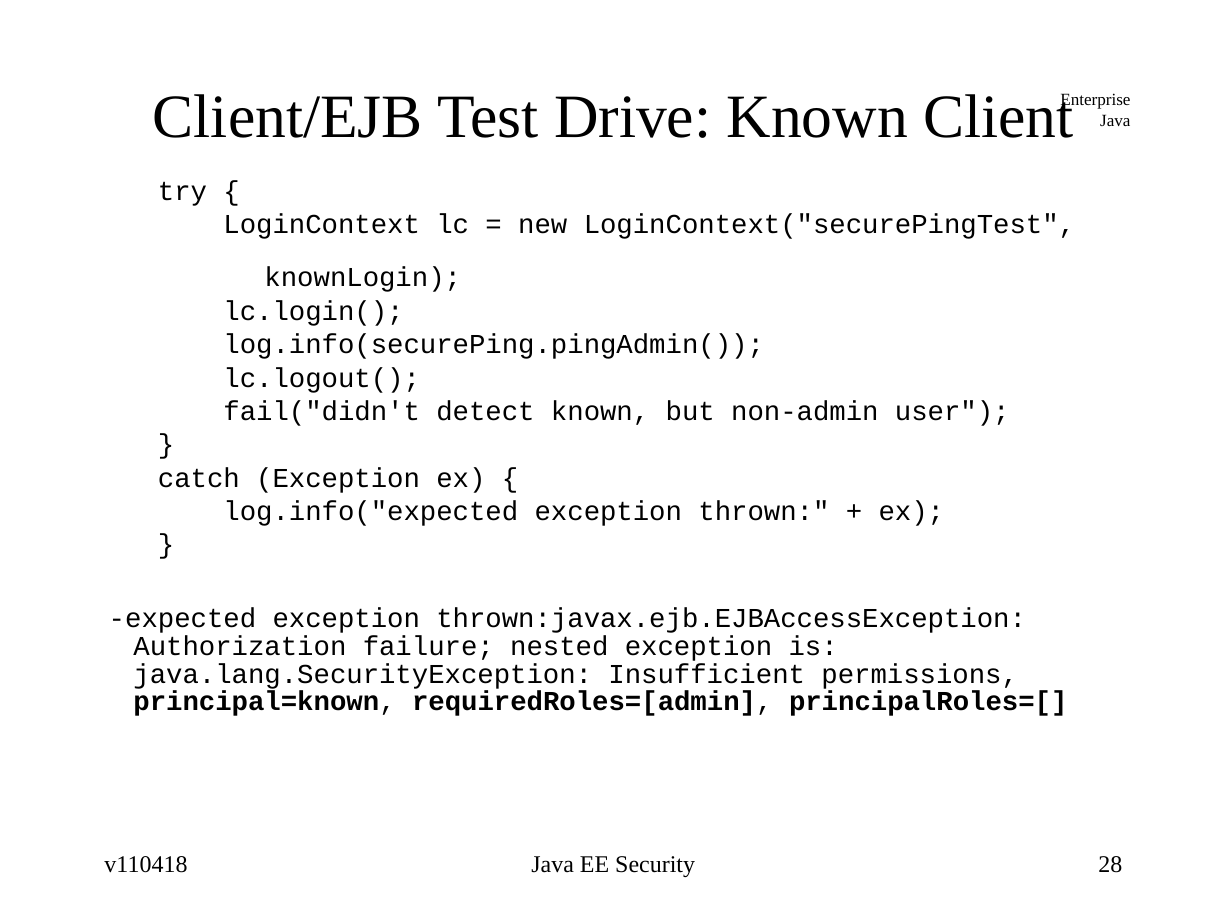
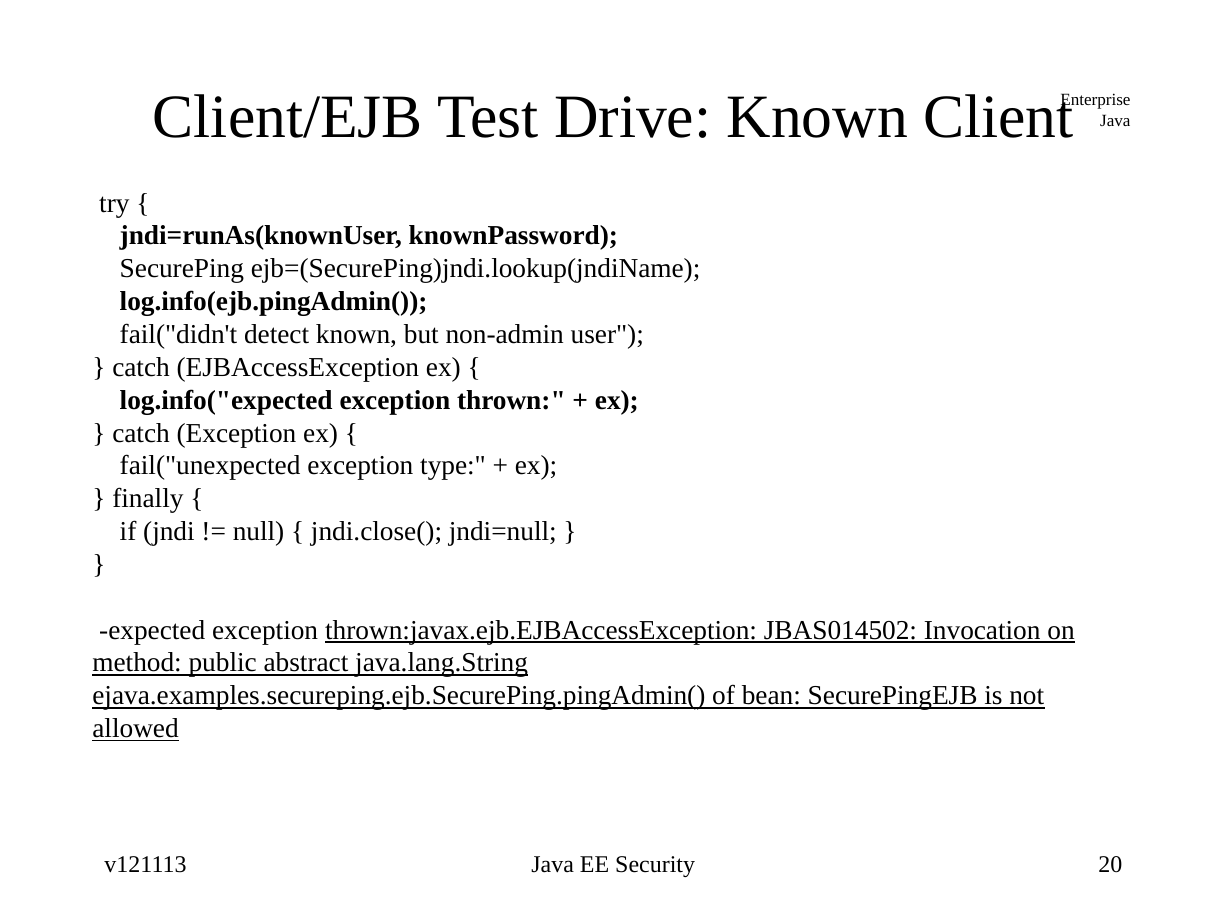
Before and after one commit to jcstaff/ejava-javaee, a slide deck: slide 20 of securePing/src/site/resources/lectures/javaeeSecurity.ppt (slide 28 before the commit). Drawn at 1232x924 pixels with LibreOffice and Linux fonts; fonts in the diff are those of the drawing. Boxes give left, top, right and bottom in pixels: in the first picture for what was removed or moved away, otherwise in the second. Text is boxed around its words. In the diff, an @@ line names an element or a change of style, - is before the commit and + after.

Commit message:
updated security PPT to jboss7

```diff
--- a/securePing/src/site/resources/lectures/javaeeSecurity.ppt
+++ b/securePing/src/site/resources/lectures/javaeeSecurity.ppt
@@ text at (x1=99, y1=196, x2=644, y2=348): font Courier New to Times New Roman in "try {", "fail("didn't detect known, but non-admin user");", "}"; indent changed; line spacing 0.6 to 1; less space between paragraphs @@
@@ text at (x1=120, y1=225, x2=701, y2=315): text changed; font Courier New to Times New Roman; bold on @@
-LoginContext lc = new LoginContext("securePingTest",
-knownLogin);
-lc.login();
-log.info(securePing.pingAdmin());
-lc.logout();
+jndi=runAs(knownUser, knownPassword);
+SecurePing ejb=(SecurePing)jndi.lookup(jndiName);
+log.info(ejb.pingAdmin());
@@ text at (x1=112, y1=357, x2=639, y2=545): paragraphs added @@
+} catch (EJBAccessException ex) {
+log.info("expected exception thrown:" + ex);
+} catch (Exception ex) {
+fail("unexpected exception type:" + ex);
+} finally {
+if (jndi != null) { jndi.close(); jndi=null; }
@@ text at (x1=92, y1=620, x2=1074, y2=741): text changed; font Courier New to Times New Roman @@
-catch (Exception ex) {
-log.info("expected exception thrown:" + ex);
-}
--expected exception thrown:javax.ejb.EJBAccessException: Authorization failure; nested exception is: java.lang.SecurityException: Insufficient permissions, principal=known, requiredRoles=[admin], principalRoles=[]
+-expected exception thrown:javax.ejb.EJBAccessException: JBAS014502: Invocation on method: public abstract java.lang.String ejava.examples.secureping.ejb.SecurePing.pingAdmin() of bean: SecurePingEJB is not allowed
@@ text at (x1=104, y1=856, x2=186, y2=873): text changed @@
-v110418
+v121113
@@ page number at (x1=1098, y1=856, x2=1122, y2=873): text changed @@
-28
+20
```
Also in this commit, not shown: 32 other slides changed, 6 slides added, 14 slides removed.
